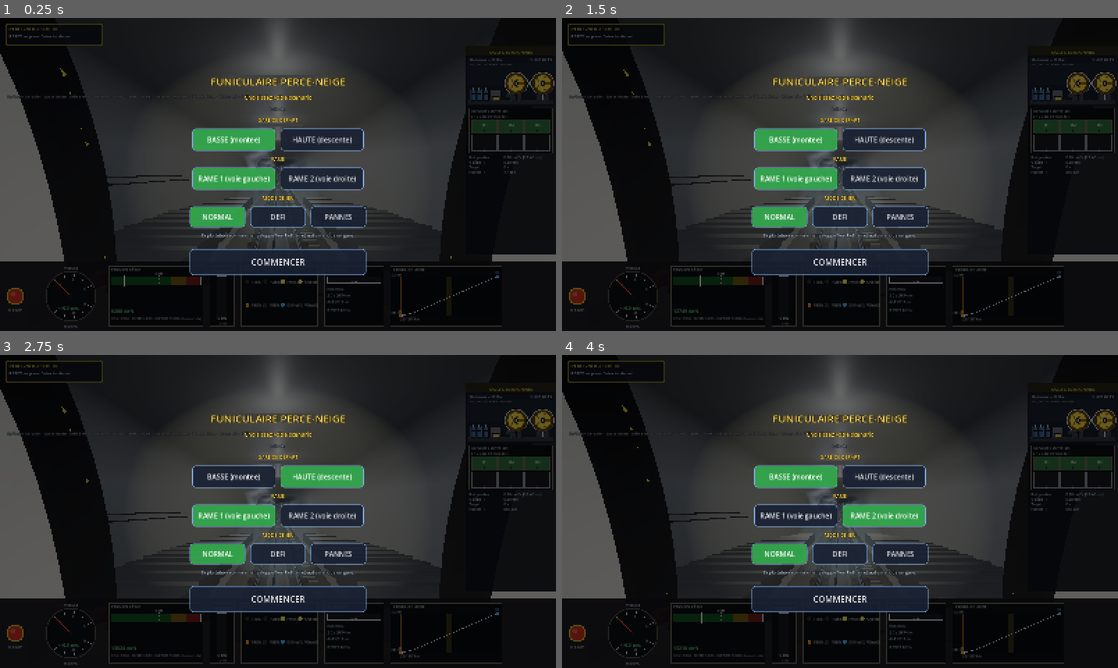
Above: before the commit, frames 1-4 (two rows, left to right).
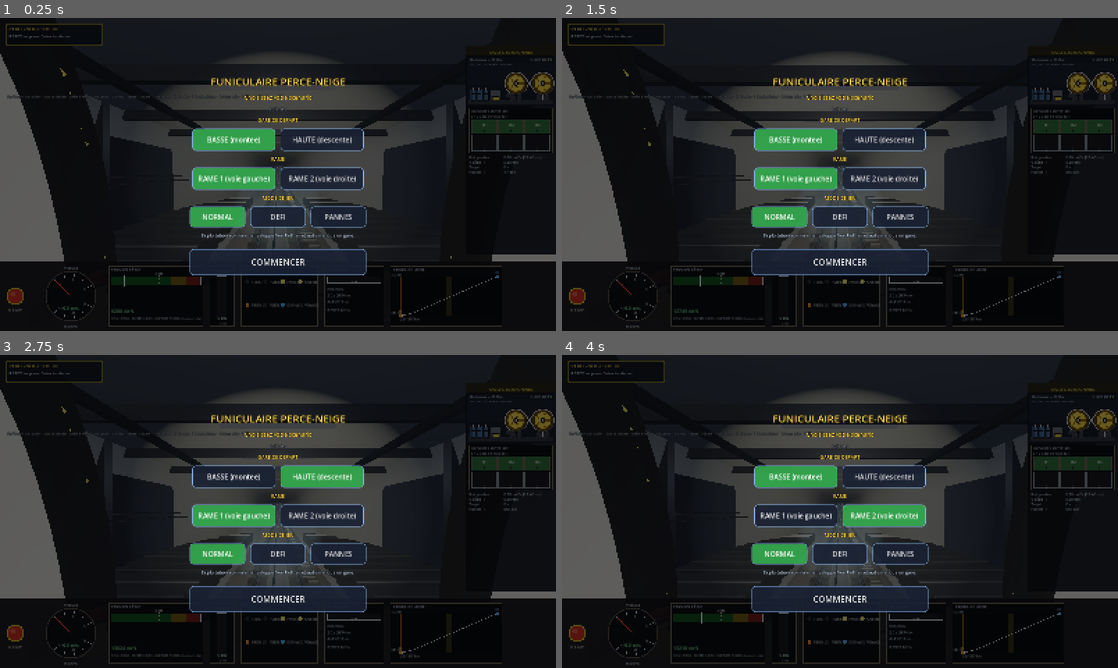
Above: after the commit, the same moments.

Repository: ARP273-ROSE/perce-neige-sim
Game: Godot game, scene res://scenes/main.tscn
The game is run twice, just before and just after one commit, with the same random seed, the same clock (stepped at 60 frames per second) and the same inputs. Sound files missing from this copy of the repository are replaced by a short silence.
Inputs:
- Up to frame 1 (0.25 s): no input
- Up to frame 2 (1.5 s): click "NORMAL" at 0.5 s; click "NORMAL" at 1.25 s
- Up to frame 3 (2.75 s): click "BASSE (montee)" at 2 s
- Up to frame 4 (4 s): click "HAUTE (descente)" at 2.75 s; click "RAME 1 (voie gauche)" at 3.5 s

The runs differ from the first frame. In frame 1, 12% of the frame differs, in the area x 14-84%, y 0-74%; in frame 2, 12%; in frame 3, 11%; in frame 4, 12%.

Commit message:
Gares refaites d'apres les photos : parois bleu nuit, plafond clair, poutres, quais noirs
Les deux salles de gare : parois bleu nuit, plafond clair porte par des
poutres acier sombres en travers (2,8 m) et deux pannes en long, poteaux
le long des murs, appliques bleues ; quais en caillebotis noir a nez de
marche alu, bande rouge en gare haute ; neons entre les poutres. Fond de
la gare haute aux memes couleurs avec ses poutres ; hall de Val Claret en
bardage bois et plafond clair.

Diff:
--- a/godot_project/scripts/machine_room_builder.gd
+++ b/godot_project/scripts/machine_room_builder.gd
@@ -77,7 +77,7 @@
 	slab.roughness = 0.9
 	slab.cull_mode = BaseMaterial3D.CULL_DISABLED
 	var dark: StandardMaterial3D = StandardMaterial3D.new()
-	dark.albedo_color = Color(0.20, 0.21, 0.23)
+	dark.albedo_color = Color(0.13, 0.16, 0.25)     # bleu nuit des parois de gare (photos)
 	dark.roughness = 0.9
 	dark.cull_mode = BaseMaterial3D.CULL_DISABLED
 	var wood: StandardMaterial3D = StandardMaterial3D.new()
@@ -126,8 +126,18 @@
 	for sx in [-1.0, 1.0]:
 		_add_box(Vector3(0.30, hall_h, HALL_DEPTH), dark, xform,
 			sx * (HALL_HALF_W + 0.15), y_mid, HALL_DEPTH * 0.5, "ParoiSalle")
-	_add_box(Vector3(HALL_HALF_W * 2.0 + 0.6, 0.30, HALL_DEPTH), dark, xform,
+	var ceil_m: StandardMaterial3D = StandardMaterial3D.new()
+	ceil_m.albedo_color = Color(0.84, 0.85, 0.87)   # plafond clair (photos)
+	ceil_m.roughness = 0.75
+	ceil_m.cull_mode = BaseMaterial3D.CULL_DISABLED
+	var beam_m: StandardMaterial3D = StandardMaterial3D.new()
+	beam_m.albedo_color = Color(0.09, 0.10, 0.13)
+	beam_m.roughness = 0.45
+	beam_m.metallic = 0.5
+	_add_box(Vector3(HALL_HALF_W * 2.0 + 0.6, 0.30, HALL_DEPTH), ceil_m, xform,
 		0.0, Y_HALL_CEIL + 0.15, HALL_DEPTH * 0.5, "PlafondSalle")
+	for sb in [1.4, 4.2, 7.0]:
+		_add_box(Vector3(HALL_HALF_W * 2.0, 0.32, 0.16), beam_m, xform, 0.0, Y_HALL_CEIL - 0.24, sb, "PoutreSalle")
 	# mur du fond : bardage bois, deux baies lumineuses vers le hall, enseigne
 	_add_box(Vector3(HALL_HALF_W * 2.0 + 0.6, hall_h, 0.30), wood, xform,
 		0.0, y_mid, HALL_DEPTH + 0.15, "MurFond")
--- a/godot_project/scripts/station_halls.gd
+++ b/godot_project/scripts/station_halls.gd
@@ -98,7 +98,7 @@
 
 	# Matériaux
 	var concrete_mat: StandardMaterial3D = StandardMaterial3D.new()
-	concrete_mat.albedo_color = Color(0.45, 0.43, 0.40)
+	concrete_mat.albedo_color = Color(0.52, 0.38, 0.22)   # bardage bois des halls (photos 093457 / 093505)
 	concrete_mat.roughness = 0.92
 	concrete_mat.metallic = 0.0
 	concrete_mat.cull_mode = BaseMaterial3D.CULL_DISABLED
@@ -110,7 +110,7 @@
 	floor_mat.uv1_scale = Vector3(4.0, 4.0, 1.0)
 
 	var ceiling_mat: StandardMaterial3D = StandardMaterial3D.new()
-	ceiling_mat.albedo_color = Color(0.55, 0.53, 0.50)
+	ceiling_mat.albedo_color = Color(0.86, 0.86, 0.84)   # panneaux clairs suspendus
 	ceiling_mat.roughness = 0.90
 	ceiling_mat.cull_mode = BaseMaterial3D.CULL_DISABLED
 
--- a/godot_project/scripts/stations_builder.gd
+++ b/godot_project/scripts/stations_builder.gd
@@ -75,6 +75,7 @@
 	# caillebotis en fond, chaînes, et butoirs bleus à tête bois
 	_build_pit(PIT_LOW_START, PIT_LOW_END, false)
 	_build_bumper(s_bumper, true)
+	_build_room_dressing(1.0, tunnel.station_low_end - tunnel.station_room_transition, true)
 	_build_ceiling_lights(s_plat_start, s_plat_end)
 
 
@@ -91,6 +92,8 @@
 	_build_platform(s_plat_start, s_plat_end, false, -1.0)
 	# Pas de fosse en haut (retour d'essai 2026-09-26) : butoirs bleus seuls
 	_build_bumper(s_bumper, false)
+	_build_room_dressing(tunnel.station_high_start + tunnel.station_room_transition,
+		PNConstants.LENGTH - 0.3, false)
 	_build_ceiling_lights(s_plat_start, s_plat_end)
 
 
@@ -107,23 +110,21 @@
 	var side_name: String = "R" if side > 0.0 else "L"
 	var sta: String = "low" if is_low else "high"
 
-	# Tôle damier alu (marches métalliques des photos)
+	# Marches en CAILLEBOTIS NOIR antidérapant (photos 095433 / 095511 :
+	# le dessus des paliers est sombre), nez en tôle damier alu ; en gare
+	# haute une BANDE ROUGE court derrière le nez (photo 095438).
 	var tread_mat: StandardMaterial3D = StandardMaterial3D.new()
-	tread_mat.albedo_color = Color(0.58, 0.59, 0.62)
-	tread_mat.roughness = 0.45
-	tread_mat.metallic = 0.75
-	tread_mat.metallic_specular = 0.6
-
-	# Nez de marche : alu brut en gare basse, ROUGES en gare haute (photos)
+	tread_mat.albedo_color = Color(0.13, 0.13, 0.14)
+	tread_mat.roughness = 0.9
+	tread_mat.metallic = 0.15
+
 	var nose_mat: StandardMaterial3D = StandardMaterial3D.new()
-	if is_low:
-		nose_mat.albedo_color = Color(0.80, 0.81, 0.84)
-		nose_mat.roughness = 0.35
-		nose_mat.metallic = 0.85
-	else:
-		nose_mat.albedo_color = Color(0.72, 0.14, 0.12)
-		nose_mat.roughness = 0.65
-		nose_mat.metallic = 0.10
+	nose_mat.albedo_color = Color(0.78, 0.79, 0.82)
+	nose_mat.roughness = 0.35
+	nose_mat.metallic = 0.85
+	var band_mat: StandardMaterial3D = StandardMaterial3D.new()
+	band_mat.albedo_color = Color(0.62, 0.12, 0.10)
+	band_mat.roughness = 0.7
 
 	var rail_mat: StandardMaterial3D = StandardMaterial3D.new()
 	rail_mat.albedo_color = Color(0.75, 0.76, 0.78)
@@ -152,6 +153,13 @@
 	mm_noses.transform_format = MultiMesh.TRANSFORM_3D
 	mm_noses.mesh = nose_mesh
 	mm_noses.instance_count = n_treads
+	var band_mesh: BoxMesh = BoxMesh.new()
+	band_mesh.size = Vector3(platform_width, 0.012, 0.26)
+	band_mesh.material = band_mat
+	var mm_bands: MultiMesh = MultiMesh.new()
+	mm_bands.transform_format = MultiMesh.TRANSFORM_3D
+	mm_bands.mesh = band_mesh
+	mm_bands.instance_count = n_treads if not is_low else 0
 
 	for i in range(n_treads):
 		var s_dn: float = s_start + float(i) * tread_depth          # bord aval
@@ -173,6 +181,11 @@
 		var nose_c: Vector3 = xf_dn.origin + xf_dn.basis.x * lat_center
 		nose_c.y = top_y - 0.017
 		mm_noses.set_instance_transform(i, Transform3D(level_basis, nose_c))
+		if not is_low:
+			var xf_bd: Transform3D = tunnel.transform_at(s_dn + 0.25)
+			var band_c: Vector3 = xf_bd.origin + xf_bd.basis.x * lat_center
+			band_c.y = top_y - 0.004
+			mm_bands.set_instance_transform(i, Transform3D(level_basis, band_c))
 
 	var mi_treads: MultiMeshInstance3D = MultiMeshInstance3D.new()
 	mi_treads.name = "PlatformSteps_%s_%s" % [sta, side_name]
@@ -185,6 +198,12 @@
 	mi_noses.multimesh = mm_noses
 	mi_noses.cast_shadow = GeometryInstance3D.SHADOW_CASTING_SETTING_OFF
 	add_child(mi_noses)
+	if not is_low:
+		var mi_bands: MultiMeshInstance3D = MultiMeshInstance3D.new()
+		mi_bands.name = "PlatformBands_%s_%s" % [sta, side_name]
+		mi_bands.multimesh = mm_bands
+		mi_bands.cast_shadow = GeometryInstance3D.SHADOW_CASTING_SETTING_OFF
+		add_child(mi_bands)
 
 
 
@@ -317,8 +336,77 @@
 		_box(Vector3(2.7, 0.03, 0.03), chain, s0 + 1.0, 0.0, FLOOR_Y_LOCAL + 0.70, "Chaine")
 
 
+## Habillage des salles de gare d'après les photos (2026-09-27, les deux
+## gares se ressemblent) : parois BLEU NUIT, plafond CLAIR porté par des
+## poutres acier sombres en travers tous les 2,8 m et deux pannes en long,
+## poteaux sombres le long des murs tous les 4,2 m, appliques bleues. Les
+## boîtes sont posées juste en dedans de la section rectangulaire de la
+## salle (elles masquent la paroi lisse du tunnel).
+const NAVY: Color = Color(0.13, 0.16, 0.25)
+const CEIL_COL: Color = Color(0.84, 0.85, 0.87)
+const BEAM_COL: Color = Color(0.09, 0.10, 0.13)
+
+
+func _mkmat(col: Color, rough: float, metal: float) -> StandardMaterial3D:
+	var m: StandardMaterial3D = StandardMaterial3D.new()
+	m.albedo_color = col
+	m.roughness = rough
+	m.metallic = metal
+	m.cull_mode = BaseMaterial3D.CULL_DISABLED
+	return m
+
+
+func _build_room_dressing(s0: float, s1: float, _is_low: bool) -> void:
+	var navy: StandardMaterial3D = _mkmat(NAVY, 0.85, 0.0)
+	var ceil_m: StandardMaterial3D = _mkmat(CEIL_COL, 0.75, 0.0)
+	var beam: StandardMaterial3D = _mkmat(BEAM_COL, 0.45, 0.5)
+	var blue_lamp: StandardMaterial3D = StandardMaterial3D.new()
+	blue_lamp.albedo_color = Color(0.45, 0.65, 1.0)
+	blue_lamp.emission_enabled = true
+	blue_lamp.emission = Color(0.30, 0.55, 1.0)
+	blue_lamp.emission_energy_multiplier = 3.0
+	blue_lamp.shading_mode = BaseMaterial3D.SHADING_MODE_UNSHADED
+	var hw: float = tunnel.station_room_half_width
+	var hh: float = tunnel.station_room_half_height
+	var length: float = s1 - s0
+	var sc: float = (s0 + s1) * 0.5
+	var wall_h: float = hh - FLOOR_Y_LOCAL
+	var y_wall: float = FLOOR_Y_LOCAL + wall_h * 0.5
+	for sx in [-1.0, 1.0]:
+		_box(Vector3(0.06, wall_h, length), navy, sc, sx * (hw - 0.04), y_wall, "ParoiGare")
+	_box(Vector3(hw * 2.0, 0.06, length), ceil_m, sc, 0.0, hh - 0.04, "PlafondGare")
+	# poutres en travers (IPN sombres) et deux pannes en long
+	var s: float = s0 + 1.4
+	while s < s1 - 0.5:
+		_box(Vector3(hw * 2.0 - 0.1, 0.32, 0.16), beam, s, 0.0, hh - 0.24, "PoutreGare")
+		s += 2.8
+	for sx in [-2.6, 2.6]:
+		_box(Vector3(0.14, 0.14, length), beam, sc, sx, hh - 0.47, "PanneGare")
+	# poteaux le long des murs
+	s = s0 + 2.0
+	while s < s1 - 1.0:
+		for sx in [-1.0, 1.0]:
+			_box(Vector3(0.26, wall_h, 0.26), beam, s, sx * (hw - 0.2), y_wall, "PoteauGare")
+		s += 4.2
+	# appliques bleues (photos 095511 / 095520 : halo bleu sur les murs)
+	s = s0 + 4.0
+	while s < s1 - 2.0:
+		for sx in [-1.0, 1.0]:
+			_box(Vector3(0.10, 0.28, 0.10), blue_lamp, s, sx * (hw - 0.12), 1.25, "AppliqueBleue")
+			var l: OmniLight3D = OmniLight3D.new()
+			l.light_color = Color(0.35, 0.55, 1.0)
+			l.light_energy = 1.4
+			l.omni_range = 7.0
+			l.shadow_enabled = false
+			var xf: Transform3D = _xf_at(s)
+			l.position = xf.origin + xf.basis.x * (sx * (hw - 0.4)) + xf.basis.y * 1.25
+			add_child(l)
+		s += 8.4
+
+
 func _build_ceiling_lights(s_start: float, s_end: float) -> void:
-	var spacing: float = 4.0
+	# entre les poutres (tous les 2,8 m), tubes plus fins
+	var spacing: float = 2.8
 	# Néons collés au plafond de la SALLE élargie (2,65 m), pas à l'ancienne
 	# hauteur de tube (1,85 m) où ils flotteraient en plein milieu.
 	var y_neon: float = tunnel.station_room_half_height - 0.25
@@ -338,7 +426,7 @@
 
 		# Bâtonnet émissif visible (source lumineuse visible dans le brouillard)
 		var neon_mesh: BoxMesh = BoxMesh.new()
-		neon_mesh.size = Vector3(1.8, 0.08, 0.15)
+		neon_mesh.size = Vector3(2.4, 0.06, 0.12)
 		var neon_mat: StandardMaterial3D = StandardMaterial3D.new()
 		neon_mat.albedo_color = Color(0.98, 0.99, 1.0)
 		neon_mat.emission_enabled = true
Not shown, changed: README.md
Not shown, changed: VERSION
